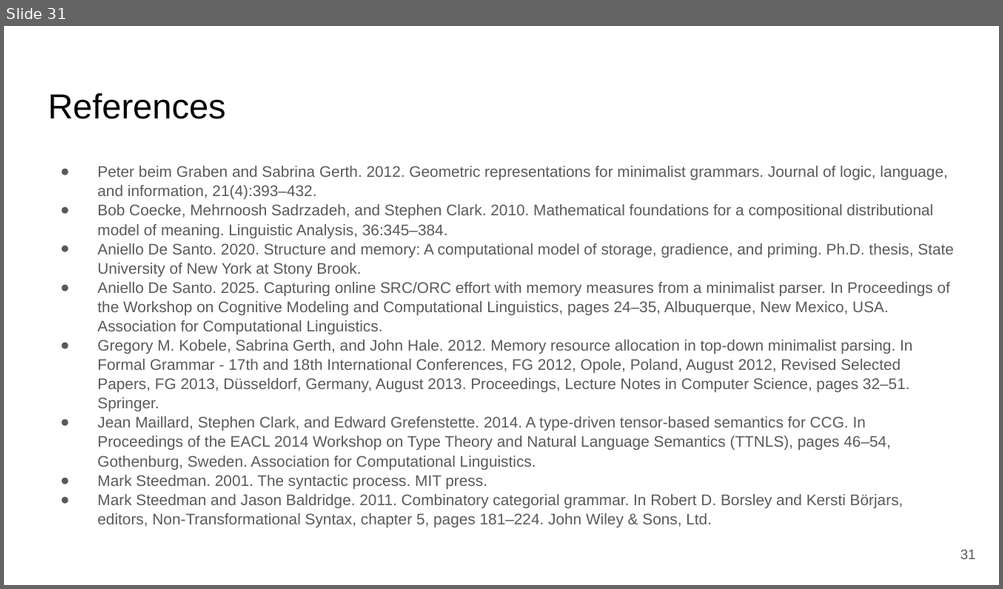
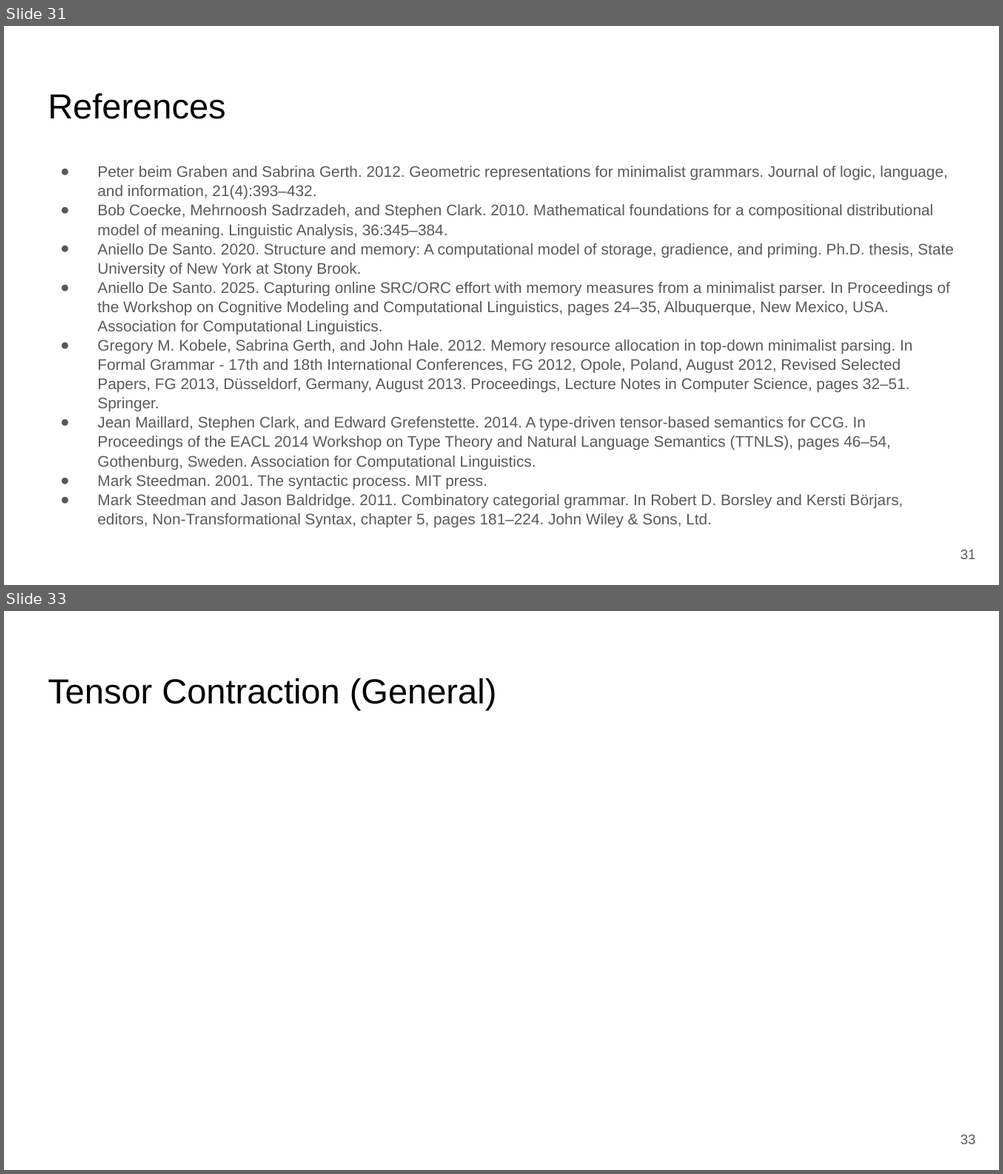
Before and after one commit to JPJ280/jpj280.github.io, a slide deck: publications/SCIL_2026_MG_Tensors/slides/SCIL_2026_MG_Tensors_Slides.pptx. Shown one above the other, each under a label of ours: slide 31 before the commit, slides 31 and 33 after it; the slides between them are not shown. The pictures are 1003x589 and 1003x1174 pixels, drawn with LibreOffice and Linux fonts; fonts in the diff are those of the drawing; grey boxes stand for pictures. Boxes give left, top, right and bottom in pixels: in the first picture for what was removed or moved away, otherwise in the second. Text is boxed around its words. In the diff, an @@ line names an element or a change of style, - is before the commit and + after.

```diff
--- a/publications/SCIL_2026_MG_Tensors/slides/SCIL_2026_MG_Tensors_Slides.pptx
+++ b/publications/SCIL_2026_MG_Tensors/slides/SCIL_2026_MG_Tensors_Slides.pptx
@@ slide 33 added at (x1=4, y1=611, x2=999, y2=1170), background #FFFFFF @@
@@ title added at (x1=48, y1=678, x2=497, y2=710), 25.2 pt, text #000000 @@
+Tensor Contraction (General)
@@ page number added at (x1=960, y1=1135, x2=976, y2=1145), 10 pt, text #595959 @@
+33
```
Also in this commit, not shown: 7 slides changed, 5 other slides added, 2 other files.
